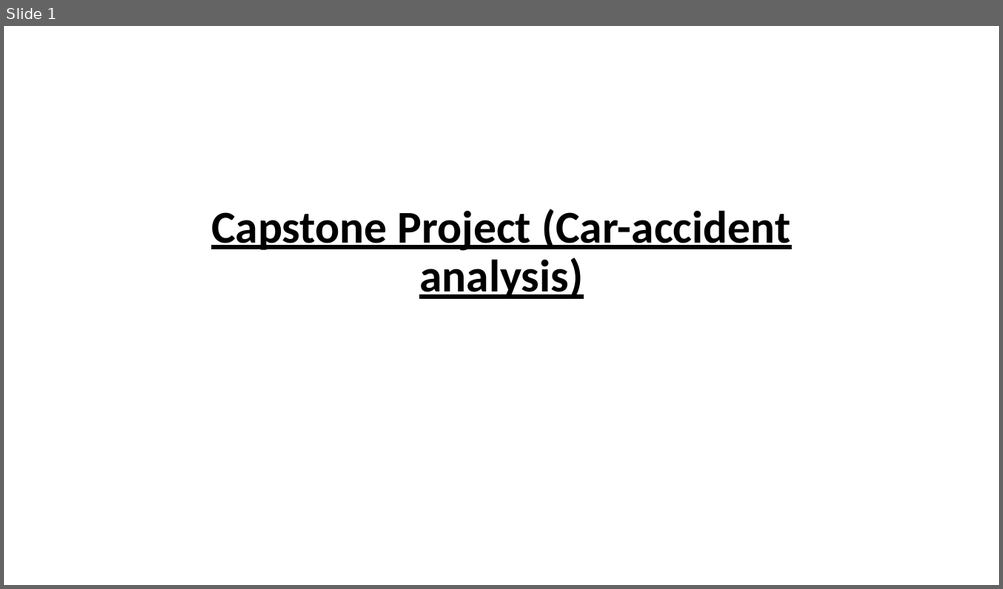
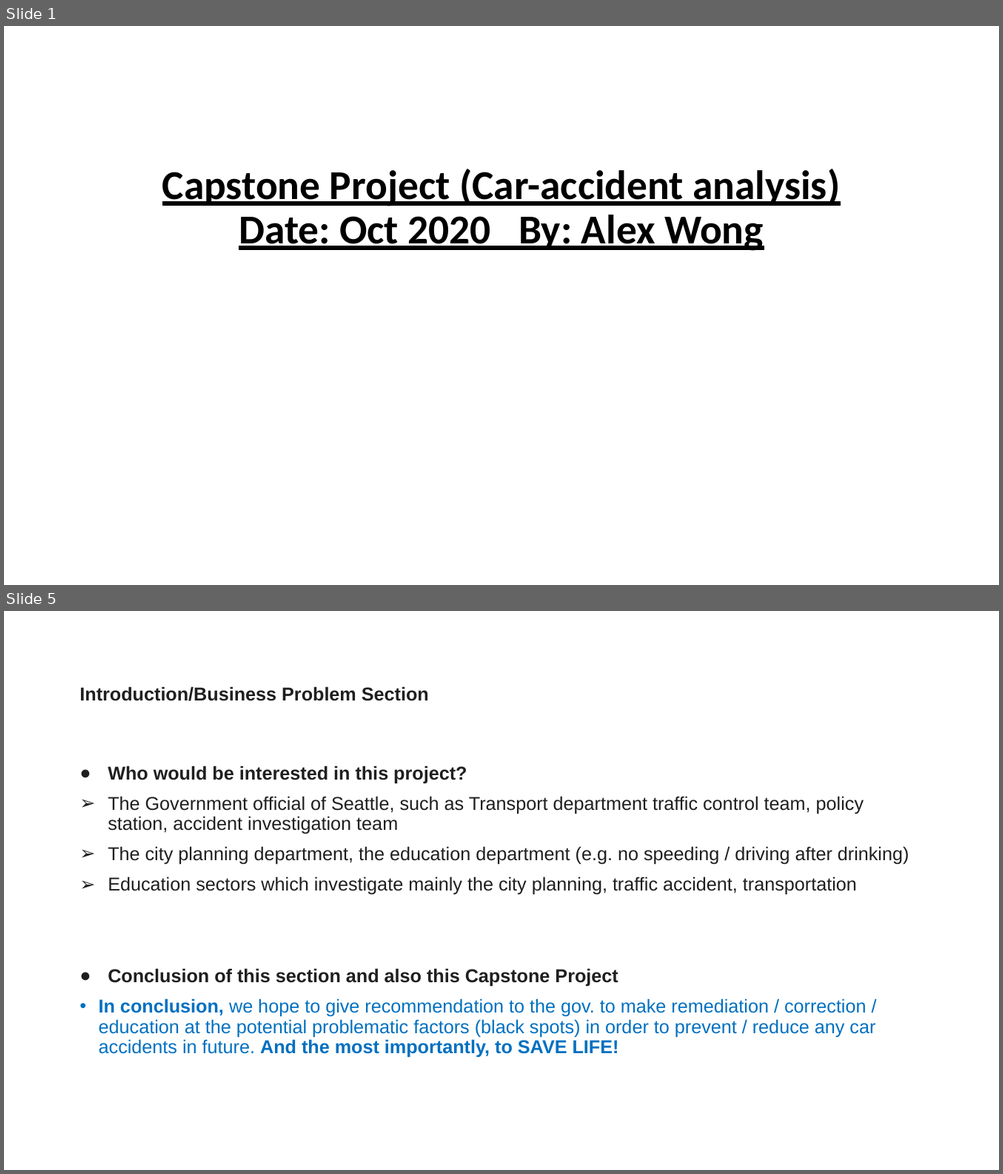
Before and after one commit to on99689nnnnn/Coursera_Capstone, a slide deck: Presentation - Coursera_Capstone.pptx. Shown one above the other, each under a label of ours: slide 1 before the commit, slides 1 and 5 after it; the slides between them are not shown. The pictures are 1003x589 and 1003x1174 pixels, drawn with LibreOffice and Linux fonts; fonts in the diff are those of the drawing. Boxes give left, top, right and bottom in pixels: in the first picture for what was removed or moved away, otherwise in the second. Text is boxed around its words. In the diff, an @@ line names an element or a change of style, - is before the commit and + after.

```diff
--- a/Presentation - Coursera_Capstone.pptx
+++ b/Presentation - Coursera_Capstone.pptx
@@ slide 5 added at (x1=4, y1=611, x2=999, y2=1170), background #FFFFFF @@
@@ title added at (x1=79, y1=686, x2=429, y2=701), 18 pt, text #1F1F1F, bold @@
+Introduction/Business Problem Section
@@ text added at (x1=99, y1=766, x2=909, y2=1057), 18 pt, text #1F1F1F @@
+● Who would be interested in this project?
+➢ The Government official of Seattle, such as Transport department traffic control team, policy station, accident investigation team
+➢ The city planning department, the education department (e.g. no speeding / driving after drinking)
+➢ Education sectors which investigate mainly the city planning, traffic accident, transportation
+● Conclusion of this section and also this Capstone Project
+• In conclusion, we hope to give recommendation to the gov. to make remediation / correction / education at the potential problematic factors (black spots) in order to prevent / reduce any car accidents in future. And the most importantly, to SAVE LIFE!
@@ slide 1 changed as well @@
@@ title at (x1=162, y1=169, x2=839, y2=251): text changed; size 44 to 39.6 pt @@
-Capstone Project (Car-accident analysis)
+Capstone Project (Car-accident analysis)
+Date: Oct 2020 By: Alex Wong
```
Also in this commit, not shown: 6 other slides changed, 33 other slides added, 6 other files.
